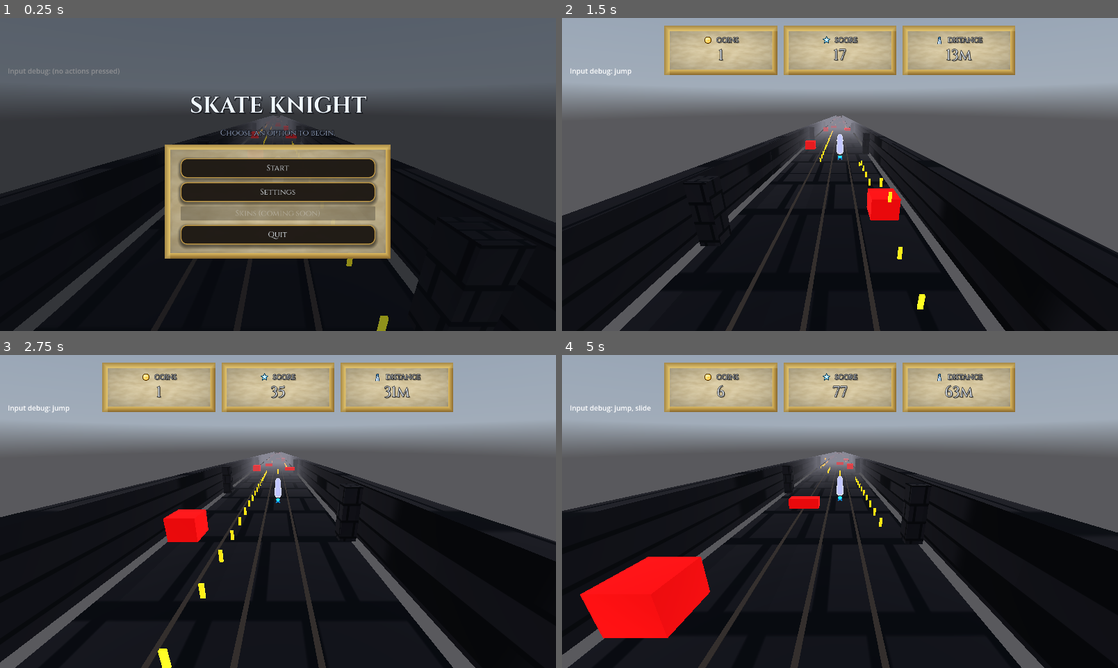
Above: before the commit, frames 1-4 (two rows, left to right).
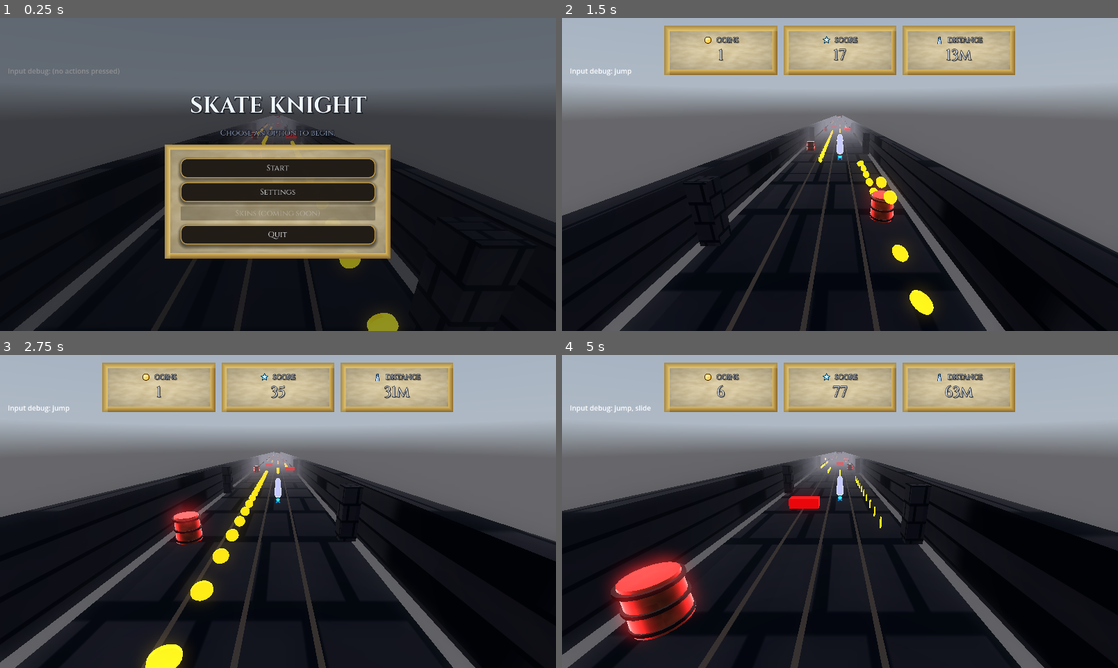
Above: after the commit, the same moments.

Repository: AlexXaya/SkateKnight
Game: Godot game, scene res://scenes/start_screen.tscn
Two runs of this game, one before a commit and one after it. Both use one fixed random seed, a clock stepped at 60 frames per second and the inputs below.
Inputs:
- Up to frame 1 (0.25 s): no input
- Up to frame 2 (1.5 s): click "Start" at 0.5 s; tap Enter at 1.25 s; hold Up from 1.28 s (still down); tap Shift (boost) at 1.35 s
- Up to frame 3 (2.75 s): keep holding Up; tap W (jump) at 1.52, 2.27 s; tap S (slide) at 2.1 s
- Up to frame 4 (5 s): keep holding Up; tap Space at 2.85 s; tap Shift (boost) at 3.6 s; tap W (jump) at 3.77, 4.52 s; hold S (slide) from 4.28 s (still down)

The runs differ from the first frame. In frame 1, 0.3% of the frame differs, in the area x 45-72%, y 31-100%; in frame 2, 1.2%; in frame 3, 1.9%; in frame 4, 4.7%, in the area x 3-58%, y 31-92%.

Commit message:
Add barrel obstacle, spinning coins, and powerup glow colors
- Replace low rubble with a barrel prop and wood material
- Switch coin mesh to cylinder and spin it
- Add blue/green/orange glow materials for powerups and enable glow in environment

Co-authored-by: Cursor <cursoragent@cursor.com>

Diff:
--- /dev/null
+++ b/materials/barrel_wood_glow.gdshader
@@ -0,0 +1,47 @@
+shader_type spatial;
+render_mode depth_draw_opaque, cull_back, diffuse_burley, specular_schlick_ggx;
+
+// Procedural wood + red glow rim.
+uniform vec3 shadow_tint : source_color = vec3(0.28, 0.22, 0.16);
+uniform float shade_threshold : hint_range(0.0, 1.0) = 0.5;
+uniform float shade_softness : hint_range(0.0, 0.5) = 0.08;
+
+uniform vec4 wood_light : source_color = vec4(0.45, 0.30, 0.18, 1.0);
+uniform vec4 wood_dark : source_color = vec4(0.28, 0.18, 0.10, 1.0);
+uniform float wood_scale : hint_range(0.1, 50.0) = 6.0;
+uniform float grain_strength : hint_range(0.0, 2.0) = 0.7;
+
+uniform vec3 glow_color : source_color = vec3(1.0, 0.12, 0.12);
+uniform float glow_strength : hint_range(0.0, 20.0) = 7.5;
+uniform float glow_width : hint_range(0.25, 8.0) = 2.2;
+
+float hash21(vec2 p) {
+	p = fract(p * vec2(123.34, 345.45));
+	p += dot(p, p + 34.345);
+	return fract(p.x * p.y);
+}
+
+void fragment() {
+	// Wood rings along U, grain along V (works well on CylinderMesh UVs).
+	vec2 uv = UV * wood_scale;
+	float h = hash21(floor(uv));
+	float rings = sin((uv.x + h) * 6.28318) * 0.5 + 0.5;
+	float grain = sin((uv.y * 10.0) + rings * 3.0) * 0.5 + 0.5;
+	float t = clamp(mix(rings, grain, 0.35) * grain_strength + (1.0 - grain_strength) * 0.5, 0.0, 1.0);
+	vec3 wood = mix(wood_dark.rgb, wood_light.rgb, t);
+
+	ALBEDO = wood;
+
+	// Emissive red rim (outline-like).
+	float fresnel = pow(1.0 - max(dot(NORMAL, VIEW), 0.0), glow_width);
+	EMISSION = glow_color * (fresnel * glow_strength);
+}
+
+void light() {
+	float ndotl = dot(NORMAL, LIGHT);
+	float band = smoothstep(shade_threshold - shade_softness, shade_threshold + shade_softness, ndotl);
+	vec3 base = ALBEDO;
+	vec3 shaded = base * shadow_tint;
+	vec3 toon = mix(shaded, base, band);
+	DIFFUSE_LIGHT = toon * LIGHT_COLOR * ATTENUATION;
+}
--- /dev/null
+++ b/materials/barrel_wood_glow.tres
@@ -0,0 +1,16 @@
+[gd_resource type="ShaderMaterial" format=3 uid="uid://barrelwoodglow0001"]
+
+[ext_resource type="Shader" path="res://materials/barrel_wood_glow.gdshader" id="1_barrelwood"]
+
+[resource]
+shader = ExtResource("1_barrelwood")
+shader_parameter/shadow_tint = Vector3(0.28, 0.22, 0.16)
+shader_parameter/shade_threshold = 0.5
+shader_parameter/shade_softness = 0.08
+shader_parameter/wood_light = Color(0.45, 0.3, 0.18, 1)
+shader_parameter/wood_dark = Color(0.28, 0.18, 0.1, 1)
+shader_parameter/wood_scale = 6.0
+shader_parameter/grain_strength = 0.7
+shader_parameter/glow_color = Vector3(1, 0.12, 0.12)
+shader_parameter/glow_strength = 7.5
+shader_parameter/glow_width = 2.2
--- /dev/null
+++ b/materials/obstacle_red_glow.gdshader
@@ -0,0 +1,32 @@
+shader_type spatial;
+render_mode depth_draw_opaque, cull_back, diffuse_burley, specular_schlick_ggx;
+
+uniform vec4 albedo : source_color = vec4(0.9, 0.12, 0.12, 1.0);
+uniform vec3 shadow_tint : source_color = vec3(0.35, 0.08, 0.08);
+uniform float shade_threshold : hint_range(0.0, 1.0) = 0.5;
+uniform float shade_softness : hint_range(0.0, 0.5) = 0.08;
+
+// Glow outline (driven by Fresnel/rim).
+uniform vec3 glow_color : source_color = vec3(1.0, 0.15, 0.15);
+uniform float glow_strength : hint_range(0.0, 20.0) = 6.0;
+uniform float glow_width : hint_range(0.25, 8.0) = 2.2;
+
+void light() {
+	float ndotl = dot(NORMAL, LIGHT);
+	float band = smoothstep(shade_threshold - shade_softness, shade_threshold + shade_softness, ndotl);
+	vec3 base = ALBEDO;
+	vec3 shaded = base * shadow_tint;
+	vec3 toon = mix(shaded, base, band);
+
+	// Fresnel rim used as an emissive outline.
+	float fresnel = pow(1.0 - max(dot(NORMAL, VIEW), 0.0), glow_width);
+	// Note: EMISSION is a fragment() output; writing it in light() is invalid.
+
+	DIFFUSE_LIGHT = toon * LIGHT_COLOR * ATTENUATION;
+}
+
+void fragment() {
+	ALBEDO = albedo.rgb;
+	float fresnel = pow(1.0 - max(dot(NORMAL, VIEW), 0.0), glow_width);
+	EMISSION = glow_color * (fresnel * glow_strength);
+}
--- /dev/null
+++ b/materials/obstacle_red_glow.tres
@@ -0,0 +1,13 @@
+[gd_resource type="ShaderMaterial" format=3 uid="uid://obstacleredglow0001"]
+
+[ext_resource type="Shader" path="res://materials/obstacle_red_glow.gdshader" id="1_glow"]
+
+[resource]
+shader = ExtResource("1_glow")
+shader_parameter/albedo = Color(0.9, 0.12, 0.12, 1)
+shader_parameter/shadow_tint = Vector3(0.35, 0.08, 0.08)
+shader_parameter/shade_threshold = 0.5
+shader_parameter/shade_softness = 0.08
+shader_parameter/glow_color = Vector3(1, 0.12, 0.12)
+shader_parameter/glow_strength = 7.5
+shader_parameter/glow_width = 2.2
--- /dev/null
+++ b/materials/powerup_glow_blue.tres
@@ -0,0 +1,13 @@
+[gd_resource type="ShaderMaterial" format=3 uid="uid://powerupglowblue0001"]
+
+[ext_resource type="Shader" path="res://materials/obstacle_red_glow.gdshader" id="1_glow"]
+
+[resource]
+shader = ExtResource("1_glow")
+shader_parameter/albedo = Color(0.2, 0.55, 1.0, 1)
+shader_parameter/shadow_tint = Vector3(0.07, 0.18, 0.35)
+shader_parameter/shade_threshold = 0.5
+shader_parameter/shade_softness = 0.08
+shader_parameter/glow_color = Vector3(0.2, 0.55, 1.0)
+shader_parameter/glow_strength = 7.5
+shader_parameter/glow_width = 2.2
--- /dev/null
+++ b/materials/powerup_glow_green.tres
@@ -0,0 +1,13 @@
+[gd_resource type="ShaderMaterial" format=3 uid="uid://powerupglowgreen0001"]
+
+[ext_resource type="Shader" path="res://materials/obstacle_red_glow.gdshader" id="1_glow"]
+
+[resource]
+shader = ExtResource("1_glow")
+shader_parameter/albedo = Color(0.2, 1.0, 0.35, 1)
+shader_parameter/shadow_tint = Vector3(0.08, 0.28, 0.14)
+shader_parameter/shade_threshold = 0.5
+shader_parameter/shade_softness = 0.08
+shader_parameter/glow_color = Vector3(0.2, 1.0, 0.35)
+shader_parameter/glow_strength = 7.5
+shader_parameter/glow_width = 2.2
--- /dev/null
+++ b/materials/powerup_glow_orange.tres
@@ -0,0 +1,13 @@
+[gd_resource type="ShaderMaterial" format=3 uid="uid://powerupgloworange0001"]
+
+[ext_resource type="Shader" path="res://materials/obstacle_red_glow.gdshader" id="1_glow"]
+
+[resource]
+shader = ExtResource("1_glow")
+shader_parameter/albedo = Color(1.0, 0.55, 0.1, 1)
+shader_parameter/shadow_tint = Vector3(0.35, 0.18, 0.06)
+shader_parameter/shade_threshold = 0.5
+shader_parameter/shade_softness = 0.08
+shader_parameter/glow_color = Vector3(1.0, 0.55, 0.1)
+shader_parameter/glow_strength = 7.5
+shader_parameter/glow_width = 2.2
--- a/scenes/default_env.tres
+++ b/scenes/default_env.tres
@@ -28,3 +28,12 @@
 volumetric_fog_anisotropy = 0.35
 volumetric_fog_length = 96.0
 volumetric_fog_sky_affect = 0.75
+glow_enabled = true
+glow_intensity = 0.7
+glow_bloom = 0.35
+glow_hdr_threshold = 1.0
+glow_hdr_scale = 2.0
+glow_mix = 0.08
+glow_levels/1 = true
+glow_levels/2 = true
+glow_levels/3 = true
--- /dev/null
+++ b/scenes/props/barrel.tscn
@@ -0,0 +1,42 @@
+[gd_scene load_steps=6 format=3 uid="uid://barrelprop0001"]
+
+[ext_resource type="Material" path="res://materials/barrel_wood_glow.tres" id="1_barrel_mat"]
+
+[sub_resource type="CylinderMesh" id="CylinderMesh_body"]
+top_radius = 0.45
+bottom_radius = 0.5
+height = 1.05
+radial_segments = 20
+rings = 2
+
+[sub_resource type="CylinderMesh" id="CylinderMesh_hoop"]
+top_radius = 0.52
+bottom_radius = 0.52
+height = 0.08
+radial_segments = 20
+rings = 1
+
+[sub_resource type="StandardMaterial3D" id="StandardMaterial3D_hoop"]
+albedo_color = Color(0.08, 0.08, 0.09, 1)
+roughness = 0.9
+metallic = 0.05
+
+[node name="Barrel" type="Node3D"]
+
+[node name="Body" type="MeshInstance3D" parent="."]
+mesh = SubResource("CylinderMesh_body")
+surface_material_override/0 = ExtResource("1_barrel_mat")
+
+[node name="HoopTop" type="MeshInstance3D" parent="."]
+transform = Transform3D(1, 0, 0, 0, 1, 0, 0, 0, 1, 0, 0.42, 0)
+mesh = SubResource("CylinderMesh_hoop")
+surface_material_override/0 = SubResource("StandardMaterial3D_hoop")
+
+[node name="HoopMid" type="MeshInstance3D" parent="."]
+mesh = SubResource("CylinderMesh_hoop")
+surface_material_override/0 = SubResource("StandardMaterial3D_hoop")
+
+[node name="HoopBottom" type="MeshInstance3D" parent="."]
+transform = Transform3D(1, 0, 0, 0, 1, 0, 0, 0, 1, 0, -0.42, 0)
+mesh = SubResource("CylinderMesh_hoop")
+surface_material_override/0 = SubResource("StandardMaterial3D_hoop")
--- a/scenes/track/chunk_straight.tscn
+++ b/scenes/track/chunk_straight.tscn
@@ -3,7 +3,9 @@
 [ext_resource type="Shader" path="res://materials/toon.gdshader" id="1_0gk1p"]
 [ext_resource type="Script" path="res://scripts/pickup_coin.gd" id="2_oj5y5"]
 [ext_resource type="Material" path="res://materials/obstacle_red.tres" id="3_obred"]
+[ext_resource type="PackedScene" path="res://scenes/props/barrel.tscn" id="6_barrel"]
 [ext_resource type="Material" path="res://materials/bridge_brick_dark_grey.tres" id="5_bridge_stone"]
+[ext_resource type="Material" path="res://materials/obstacle_red_glow.tres" id="4_obred_glow"]
 
 [sub_resource type="ShaderMaterial" id="ShaderMaterial_floor"]
 shader = ExtResource("1_0gk1p")
@@ -67,6 +69,15 @@
 
 [sub_resource type="BoxMesh" id="BoxMesh_column"]
 size = Vector3(0.9, 3.0, 0.9)
+
+[sub_resource type="BoxMesh" id="BoxMesh_ob_piece"]
+size = Vector3(1, 1, 1)
+
+[sub_resource type="CylinderMesh" id="CylinderMesh_coin"]
+top_radius = 0.28
+bottom_radius = 0.28
+height = 0.08
+radial_segments = 22
 
 [node name="ChunkStraight" type="Node3D"]
 
@@ -154,8 +165,8 @@
 shape = SubResource("SphereShape3D_coin")
 
 [node name="CoinMesh" type="MeshInstance3D" parent="Coins/Coin1"]
-mesh = SubResource("BoxMesh_column")
-scale = Vector3(0.15, 0.15, 0.05)
+mesh = SubResource("CylinderMesh_coin")
+rotation_degrees = Vector3(90, 0, 0)
 surface_material_override/0 = SubResource("ShaderMaterial_coin")
 
 [node name="Coin2" type="Area3D" parent="Coins"]
@@ -166,8 +177,8 @@
 shape = SubResource("SphereShape3D_coin")
 
 [node name="CoinMesh" type="MeshInstance3D" parent="Coins/Coin2"]
-mesh = SubResource("BoxMesh_column")
-scale = Vector3(0.15, 0.15, 0.05)
+mesh = SubResource("CylinderMesh_coin")
+rotation_degrees = Vector3(90, 0, 0)
 surface_material_override/0 = SubResource("ShaderMaterial_coin")
 
 [node name="Coin3" type="Area3D" parent="Coins"]
@@ -178,8 +189,8 @@
 shape = SubResource("SphereShape3D_coin")
 
 [node name="CoinMesh" type="MeshInstance3D" parent="Coins/Coin3"]
-mesh = SubResource("BoxMesh_column")
-scale = Vector3(0.15, 0.15, 0.05)
+mesh = SubResource("CylinderMesh_coin")
+rotation_degrees = Vector3(90, 0, 0)
 surface_material_override/0 = SubResource("ShaderMaterial_coin")
 
 [node name="Obstacles" type="Node3D" parent="."]
@@ -192,12 +203,15 @@
 shape = SubResource("BoxShape3D_low_obstacle")
 
 [node name="MeshInstance3D" type="MeshInstance3D" parent="Obstacles/RubbleLow"]
-mesh = SubResource("BoxMesh_column")
-transform = Transform3D(1, 0, 0, 0, 1, 0, 0, 0, 1, 0, 0.565, 0)
-scale = Vector3(1.4, 0.35, 1.4)
-ignore_occlusion_culling = true
-extra_cull_margin = 8.0
-surface_material_override/0 = ExtResource("3_obred")
+mesh = SubResource("BoxMesh_ob_piece")
+visible = false
+
+[node name="Pieces" type="Node3D" parent="Obstacles/RubbleLow"]
+
+[node name="Barrel" parent="Obstacles/RubbleLow/Pieces" instance=ExtResource("6_barrel")]
+transform = Transform3D(1, 0, 0, 0, 1, 0, 0, 0, 1, 0, 0.45, 0)
+rotation_degrees = Vector3(0, 25, 0)
+scale = Vector3(1.1, 1.1, 1.1)
 
 [node name="BeamHigh" type="StaticBody3D" parent="Obstacles"]
 transform = Transform3D(1, 0, 0, 0, 1, 0, 0, 0, 1, -3, 1.5, 18)
@@ -222,12 +236,15 @@
 shape = SubResource("BoxShape3D_low_obstacle")
 
 [node name="MeshInstance3D" type="MeshInstance3D" parent="Obstacles/RubbleLow_Lane2"]
-mesh = SubResource("BoxMesh_column")
-transform = Transform3D(1, 0, 0, 0, 1, 0, 0, 0, 1, 0, 0.565, 0)
-scale = Vector3(1.4, 0.35, 1.4)
-ignore_occlusion_culling = true
-extra_cull_margin = 8.0
-surface_material_override/0 = ExtResource("3_obred")
+mesh = SubResource("BoxMesh_ob_piece")
+visible = false
+
+[node name="Pieces" type="Node3D" parent="Obstacles/RubbleLow_Lane2"]
+
+[node name="Barrel" parent="Obstacles/RubbleLow_Lane2/Pieces" instance=ExtResource("6_barrel")]
+transform = Transform3D(1, 0, 0, 0, 1, 0, 0, 0, 1, 0, 0.45, 0)
+rotation_degrees = Vector3(0, -15, 0)
+scale = Vector3(1.1, 1.1, 1.1)
 
 [node name="BeamHigh_Lane3" type="StaticBody3D" parent="Obstacles"]
 transform = Transform3D(1, 0, 0, 0, 1, 0, 0, 0, 1, 1, 1.5, 30)
--- a/scripts/chunk_spawner.gd
+++ b/scripts/chunk_spawner.gd
@@ -30,6 +30,10 @@
 const POWERUP_SCENE_SCRIPT := preload("res://scripts/powerup_pickup.gd")
 const POWERUP_TYPES: Array[String] = ["magnet", "invincible", "double"]
 
+const POWERUP_MAT_BLUE := preload("res://materials/powerup_glow_blue.tres")
+const POWERUP_MAT_GREEN := preload("res://materials/powerup_glow_green.tres")
+const POWERUP_MAT_ORANGE := preload("res://materials/powerup_glow_orange.tres")
+
 func _ready() -> void:
 	_player = get_node(player_path) as Node3D
 	_rng.randomize()
@@ -277,17 +281,15 @@
 	area.add_child(mesh)
 
 func _powerup_material(powerup_type: String) -> Material:
-	var mat := StandardMaterial3D.new()
 	match powerup_type:
 		"magnet":
-			mat.albedo_color = Color(0.2, 0.55, 1.0)
+			return POWERUP_MAT_BLUE
 		"invincible":
-			mat.albedo_color = Color(0.2, 1.0, 0.35)
+			return POWERUP_MAT_GREEN
 		"double":
-			mat.albedo_color = Color(1.0, 0.55, 0.1)
+			return POWERUP_MAT_ORANGE
 		_:
-			mat.albedo_color = Color(1.0, 1.0, 1.0)
-	return mat
+			return POWERUP_MAT_BLUE
 
 func _maybe_rebase_world() -> void:
 	# Floating origin: keep Z values small to avoid depth precision artifacts
--- a/scripts/pickup_coin.gd
+++ b/scripts/pickup_coin.gd
@@ -2,6 +2,7 @@
 
 @export var amount: int = 1
 @export var collect_radius: float = 0.9
+@export var spin_speed_rad_s: float = 6.0
 var _collected := false
 
 func _ready() -> void:
@@ -14,6 +15,11 @@
 func _process(_delta: float) -> void:
 	if _collected:
 		return
+
+	var mesh := get_node_or_null("CoinMesh") as Node3D
+	if mesh != null and spin_speed_rad_s != 0.0:
+		mesh.rotate_y(spin_speed_rad_s * _delta)
+
 	var player := get_tree().get_first_node_in_group("player") as Node3D
 	if player == null:
 		return
